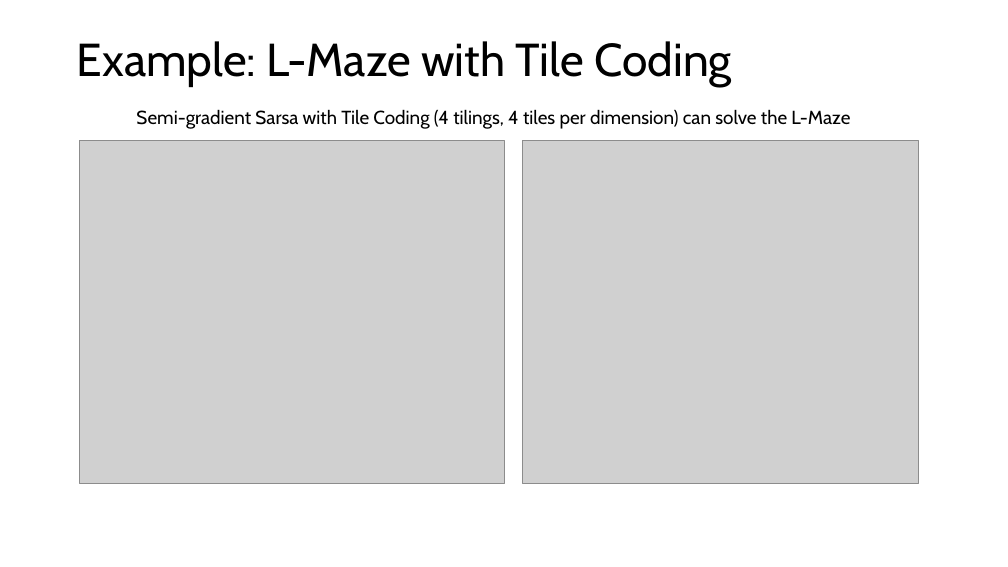
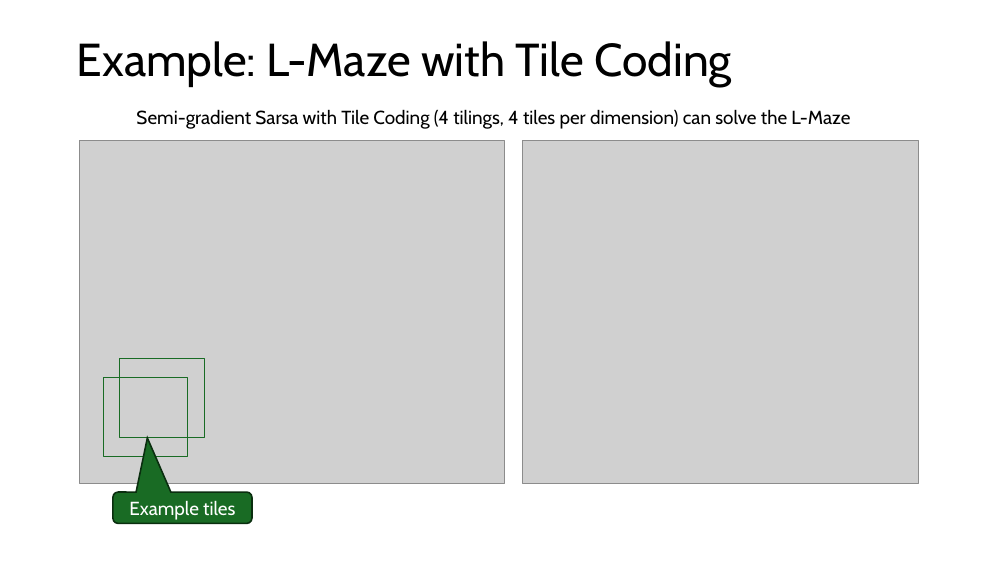
Before and after one commit to mhahsler/Introduction_to_Reinforcement_Learning, a slide deck: slide 26 of slides/Lecture_Chapter09.pptx. Drawn at 1008x567 pixels with LibreOffice and Linux fonts; fonts in the diff are those of the drawing; grey boxes stand for pictures. Boxes give left, top, right and bottom in pixels: in the first picture for what was removed or moved away, otherwise in the second. Text is boxed around its words. In the diff, an @@ line names an element or a change of style, - is before the commit and + after.

```diff
--- a/slides/Lecture_Chapter09.pptx
+++ b/slides/Lecture_Chapter09.pptx
@@ rectangle added at box(119, 358, 204, 438), outline #196B24 0.75 pt @@
@@ rectangle added at box(103, 377, 188, 457), outline #196B24 0.75 pt @@
@@ rounded speech box added at box(113, 492, 252, 523), fill #196B24, outline #0B2F10 1.5 pt, 18 pt, text #FFFFFF @@
+Example tiles
```
Also in this commit, not shown: 3 other slides changed, 23 other files.
